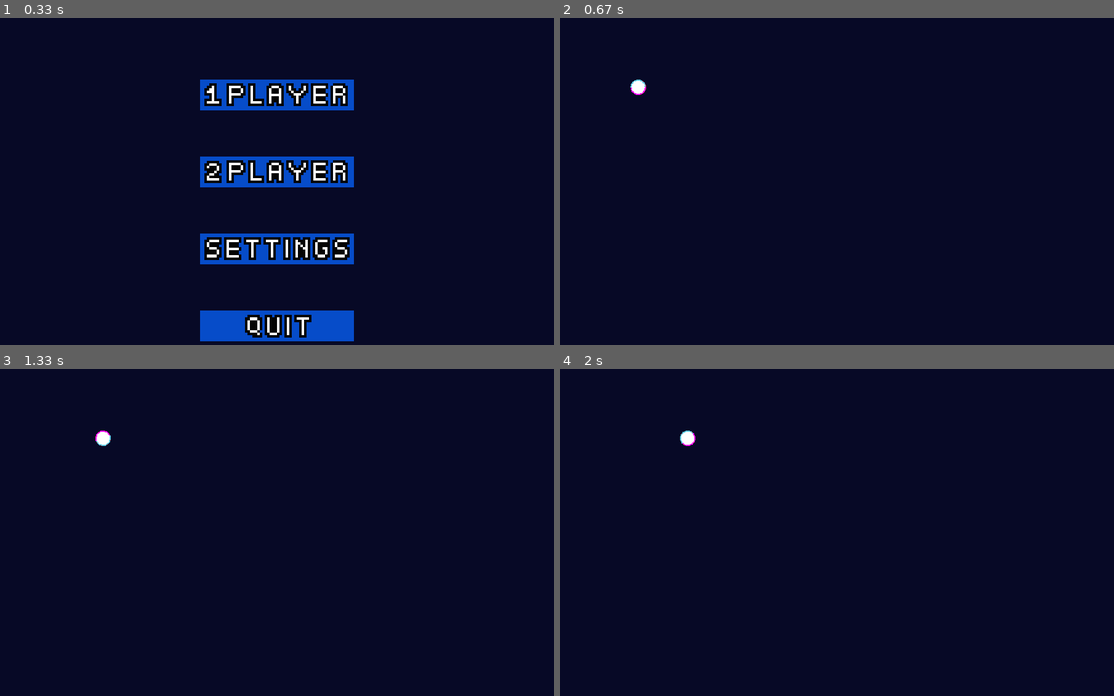
Above: before the commit, frames 1-4 (two rows, left to right).
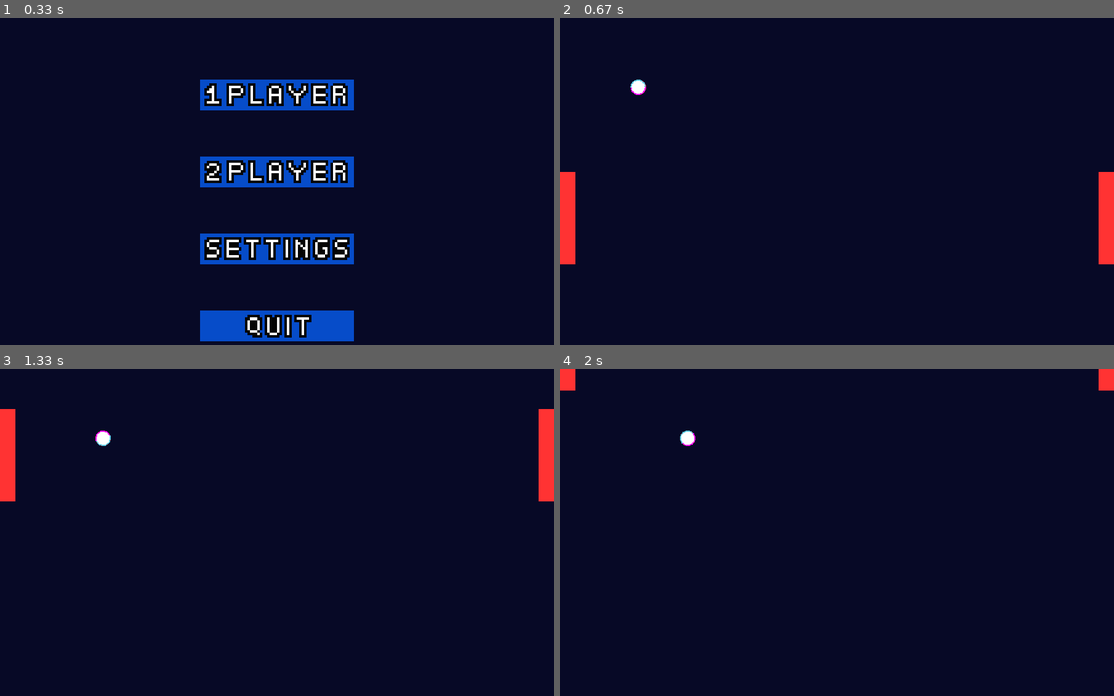
Above: after the commit, the same moments.

Repository: brunopkieszkowski-debug/Pong-Pygame
Game: pygame game, started from main.py
Same seed, same stepped clock (60 frames per second), same inputs: the game is played once before the commit and once after it.
Inputs (mouse positions are in pixels of both pictures, inside the frame that each line leads up to):
- Up to frame 1 (0.33 s): no input
- Up to frame 2 (0.67 s): click (837, 96) at 0.38 s
- Up to frame 3 (1.33 s): hold Up 0.67-1.13 s; move the mouse to (254, 604) at 0.7 s; hold Up from 1.17 s (still down)
- Up to frame 4 (2 s): release Up at 1.53 s; hold Up 1.57-1.87 s; hold Up from 1.9 s (still down)

Frame 1 is identical in both runs. In frame 2, 1.6% of the frame differs, in the area x 0-100%, y 47-76%; in frame 3, 1.6%; in frame 4, 0.4%.

Commit message:
Started Work on Paddle Code

Diff:
--- a/PlayerPaddles.py
+++ b/PlayerPaddles.py
@@ -0,0 +1,37 @@
+import pygame
+from pygame.locals import *
+
+#Colors
+red = (255, 51, 51)
+
+#Images
+
+#Classes
+
+playerPaddles =[]
+
+class playerPaddle:
+
+    def __init__(self, color, x, y, size, side, speed):
+        self.color = color
+        self.x = x
+        self.y = y
+        self.size = size
+        self.side = side
+        self.speed = speed
+
+    def draw(self, win):
+        self.rect=pygame.draw.rect(win, self.color, ((self.x, self.y), self.size))
+
+    def move(self, win):
+        keys = pygame.key.get_pressed()
+        if keys[pygame.K_UP]:
+            self.y -= self.speed
+def PaddleInit():
+    playerPaddles.append(playerPaddle(red, 0, 250, (25, 150), "Left", 5))
+    playerPaddles.append(playerPaddle(red, 875, 250, (25, 150), "Right", 5))
+
+def Funcs(win):
+    for playerPaddle in playerPaddles:
+        playerPaddle.draw(win)
+        playerPaddle.move(win)
--- a/main.py
+++ b/main.py
@@ -7,7 +7,8 @@
 from menu import *
 import BallCode
 from BallCode import *
-
+import PlayerPaddles
+from PlayerPaddles import *
 
 async def main():
     global Unstarted
@@ -46,7 +47,7 @@
 #Classes
     ButtonInit(Game_State)
     BallCode.BallInit()
-
+    PlayerPaddles.PaddleInit()
 #Shapes
 
 #main loop
@@ -63,6 +64,9 @@
             menu.MenuFuncs(win, Game_State)
         elif Game_State["OnePlayer"]:
             BallCode.Funcs(win)
+            PlayerPaddles.Funcs(win)
+        elif Game_State["TwoPlayer"]:
+            BallCode.Funcs(win)
         #win.blit(Play1PlayerDim, (100,100))
         #sampleText = Big_font.render("SampleText!", True, back)
         #win.blit(sampleText, (100,100))
